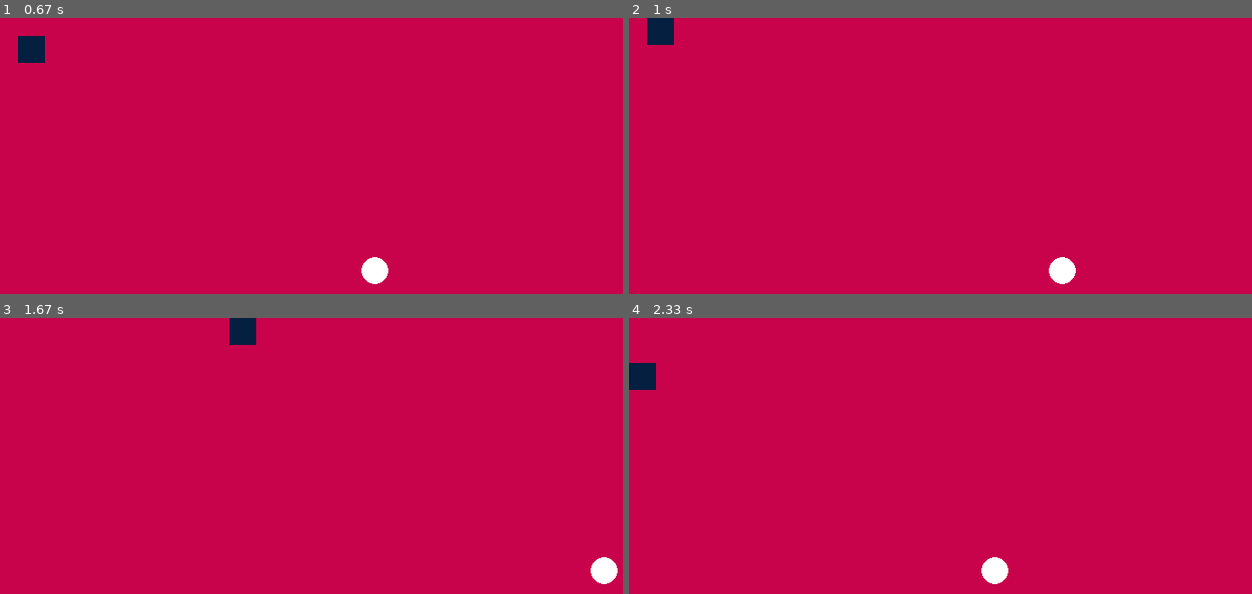
Above: before the commit, frames 1-4 (two rows, left to right).
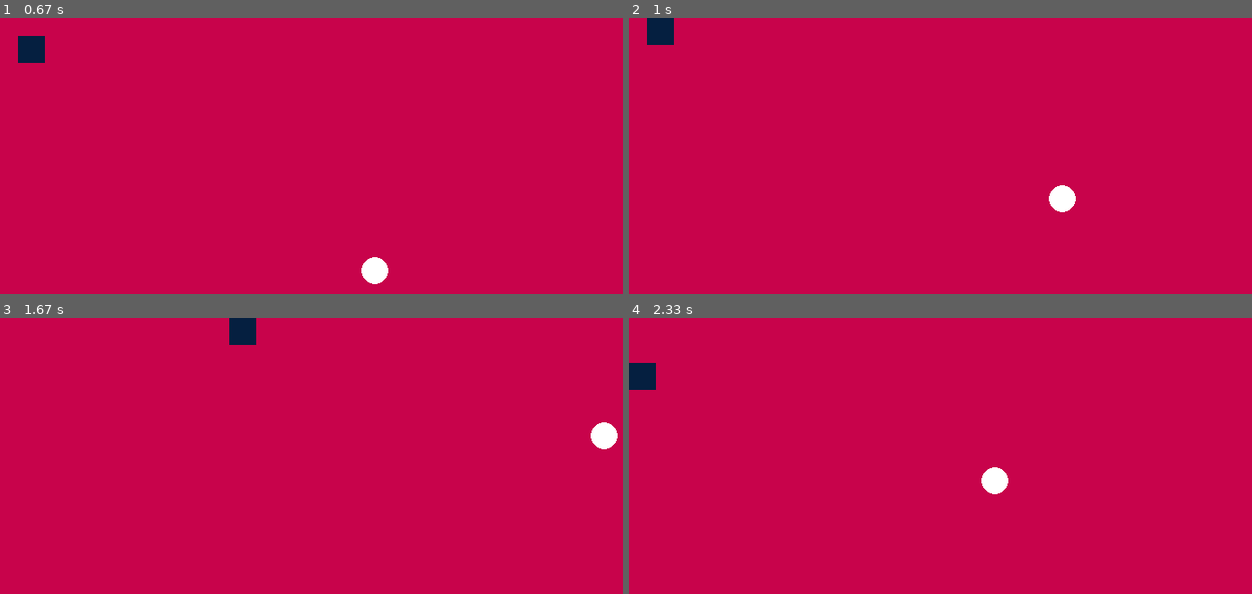
Above: after the commit, the same moments.

Repository: michelleakins/blocke_gamedesign
Game: pygame game, started from circleeatsquare.py
Two runs of this game, one before a commit and one after it. Both use one fixed random seed, a clock stepped at 60 frames per second and the inputs below.
Inputs:
- Up to frame 1 (0.67 s): hold Right from 0.33 s (still down)
- Up to frame 2 (1 s): release Right at 0.8 s; hold Up from 0.83 s (still down); hold W from 0.83 s (still down)
- Up to frame 3 (1.67 s): release Up at 1.13 s; release W at 1.13 s; hold Right 1.17-1.63 s; hold D 1.17-1.63 s
- Up to frame 4 (2.33 s): hold Left 1.67-2.2 s; hold A 1.67-2.2 s; hold Down from 2.23 s (still down); hold S from 2.23 s (still down)

Frame 1 is identical in both runs. In frame 2, 0.6% of the frame differs, in the area x 67-72%, y 60-97%; in frame 3, 0.6%; in frame 4, 0.6%.

Commit message:
circle eats square finished

Diff:
--- a/circleeatsquare.py
+++ b/circleeatsquare.py
@@ -61,7 +61,7 @@
            xc += move
     if keys[pygame.K_UP] and yc >=radius:
            yc -= move
-    if keys[pygame.K_UP] and yc < HEIGHT - hbox:
+    if keys[pygame.K_DOWN] and yc < HEIGHT - hbox:
            yc += move
 
     pygame.draw.rect(screen, sq_color, square)
